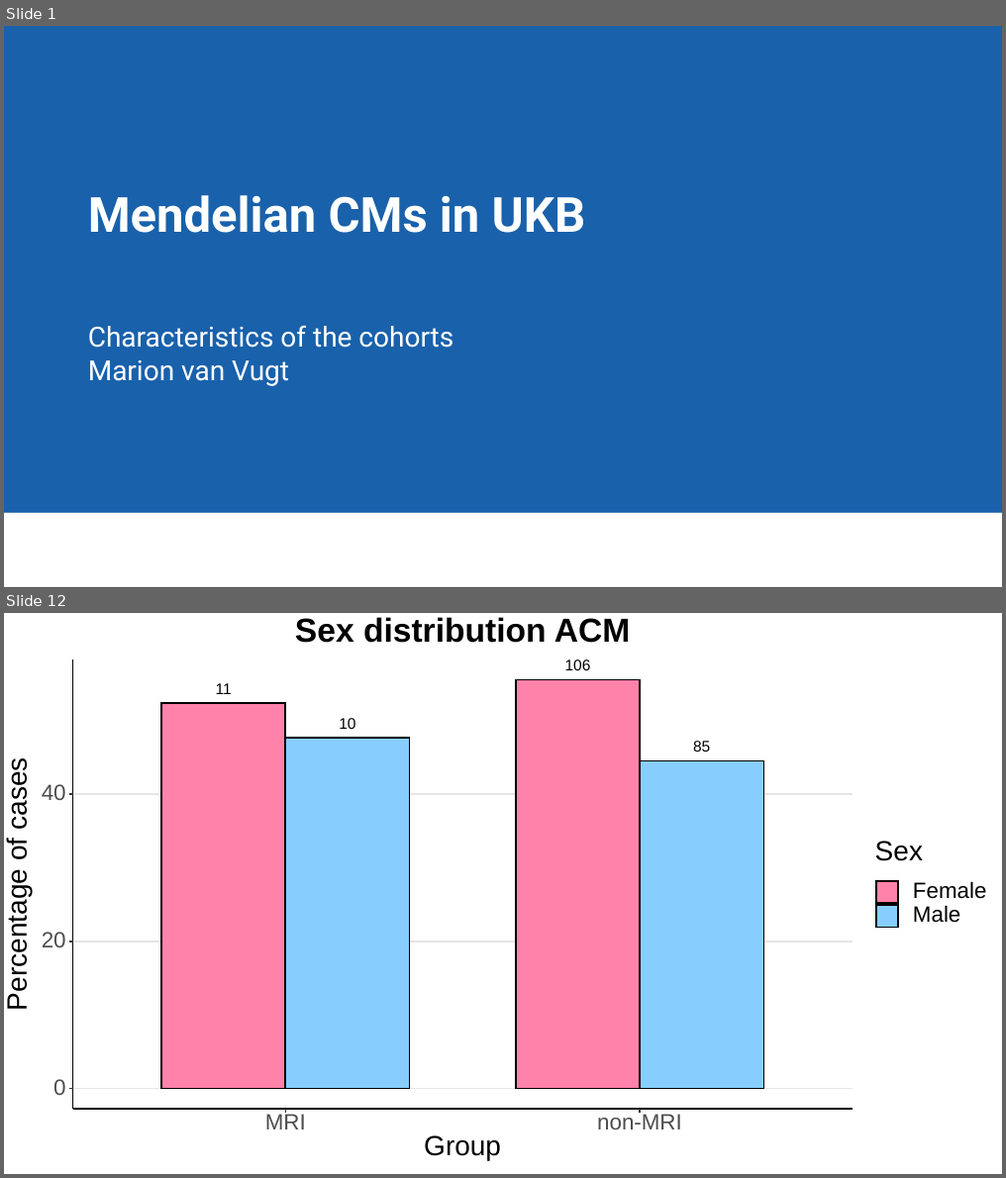
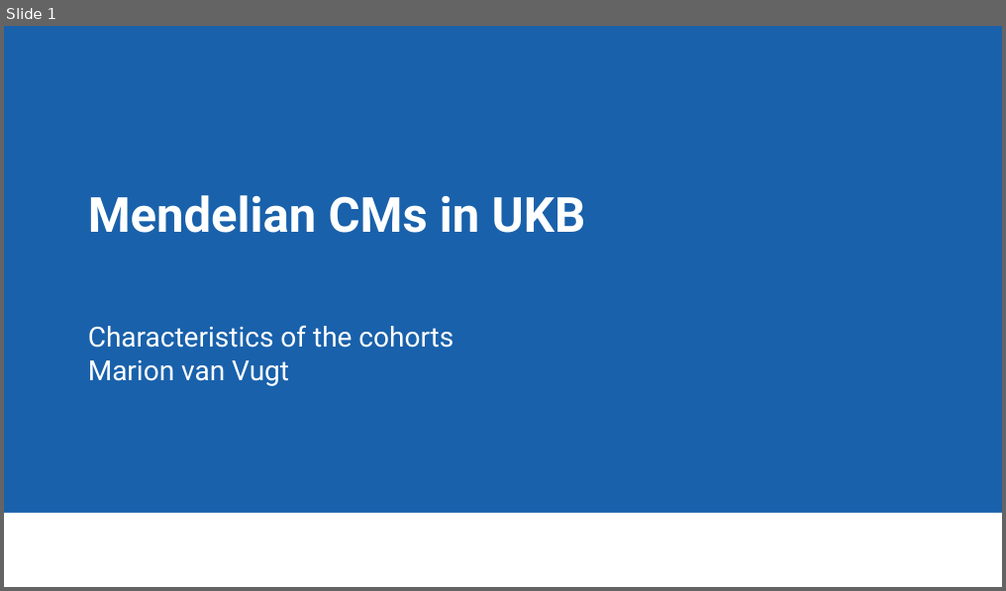
Before and after one commit to CirculatoryHealth/Inherited-cardiomyopathies, a slide deck: results/figures/UKB_MCM_Summary.pptx. Shown one above the other, each under a label of ours: slides 1 and 12 before the commit, slide 1 after it; the slides between them are not shown. The pictures are 1006x1178 and 1006x591 pixels, drawn with LibreOffice and Linux fonts; fonts in the diff are those of the drawing; background and template pictures are left out. Boxes give left, top, right and bottom in pixels: in the first picture for what was removed or moved away, otherwise in the second. Text is boxed around its words. In the diff, an @@ line names an element or a change of style, - is before the commit and + after.

```diff
--- a/results/figures/UKB_MCM_Summary.pptx
+++ b/results/figures/UKB_MCM_Summary.pptx
@@ slide 12 removed at <box>4,613,1002,1174</box>, background #FFFFFF @@
@@ rectangle removed at <box>4,623,1002,635</box> @@
@@ rectangle removed at <box>4,613,1002,623</box> @@
@@ group removed at <box>4,613,1002,1173</box>: 15 freeform shapes, 15 texts, 7 rectangles @@
-11
-10
-106
-85
-0
-20
-40
-MRI
-non-MRI
-Group
-Percentage of cases
-Sex
-Female
-Male
-Sex distribution ACM
```
Also in this commit, not shown: 29 other slides removed.
